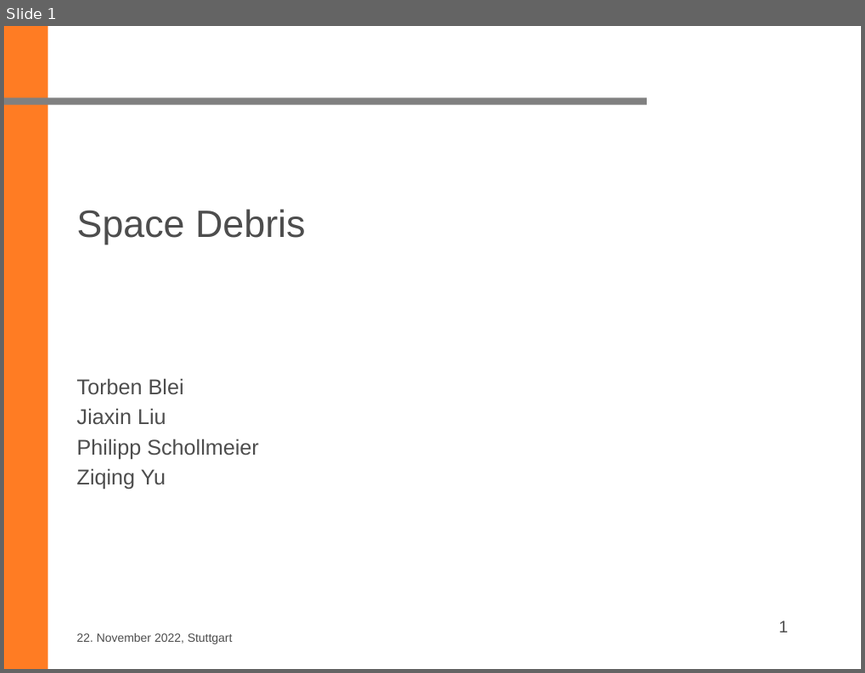
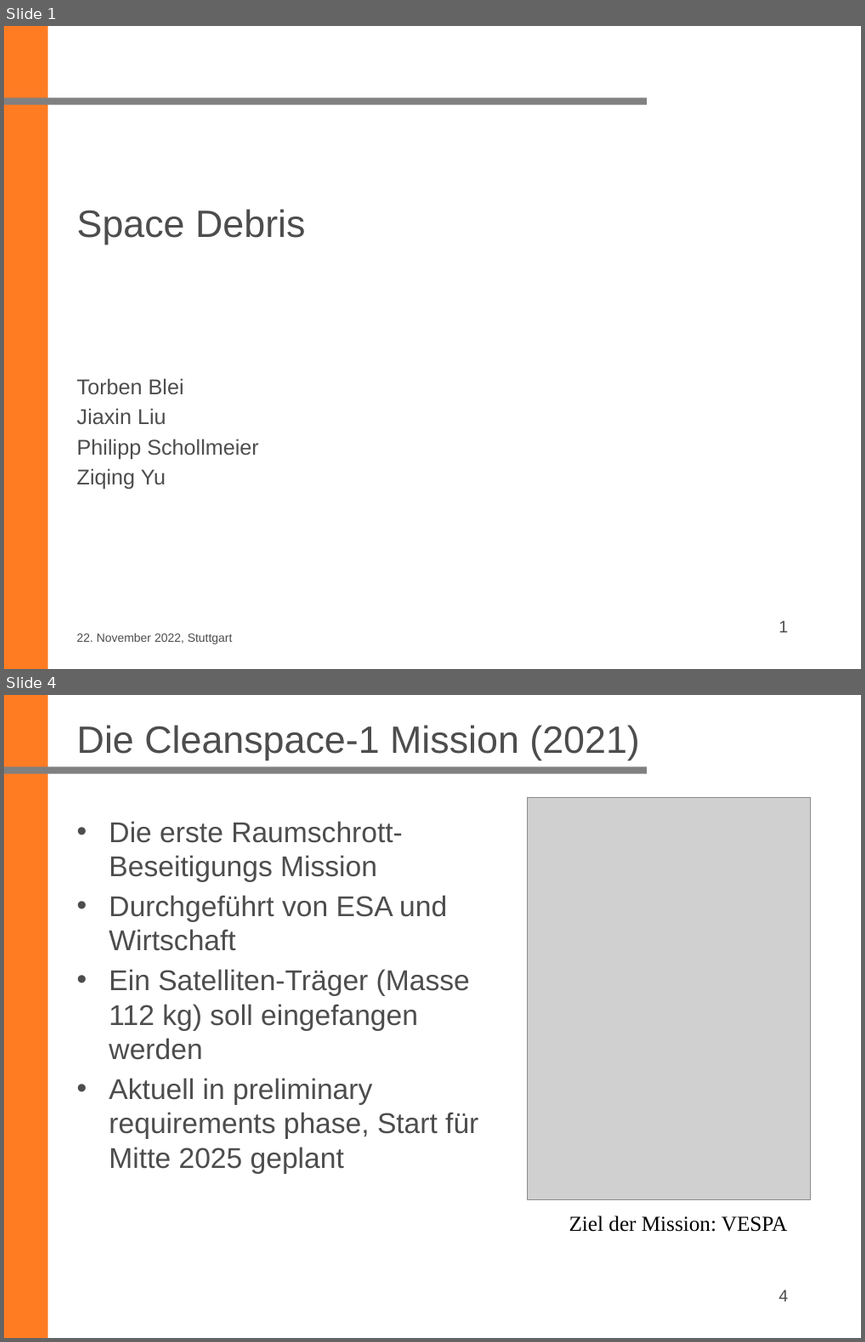
Before and after one commit to ziqing97/Seminar-Aktuelle-Geodaetische-Satelliten-missionen, a slide deck: Project_Space_Debris/vortrag/20221219_Philipp.pptx. Shown one above the other, each under a label of ours: slide 1 before the commit, slides 1 and 4 after it; the slides between them are not shown. The pictures are 865x673 and 865x1342 pixels, drawn with LibreOffice and Linux fonts; fonts in the diff are those of the drawing; grey boxes stand for pictures; background and template pictures are left out. Boxes give left, top, right and bottom in pixels: in the first picture for what was removed or moved away, otherwise in the second. Text is boxed around its words. In the diff, an @@ line names an element or a change of style, - is before the commit and + after.

```diff
--- a/Project_Space_Debris/vortrag/20221219_Philipp.pptx
+++ b/Project_Space_Debris/vortrag/20221219_Philipp.pptx
@@ slide 4 added at [4,695,861,1338], background #FFFFFF; not listed: 2 template elements that a slide beside it also shows @@
@@ title added at [77,725,639,760], 32 pt, text #4D4D4D @@
+Die Cleanspace-1 Mission (2021)
@@ text added at [109,821,478,1174], 24 pt, text #4D4D4D @@
+• Die erste Raumschrott-Beseitigungs Mission
+• Durchgeführt von ESA und Wirtschaft
+• Ein Satelliten-Träger (Masse 112 kg) soll eingefangen werden
+• Aktuell in preliminary requirements phase, Start für Mitte 2025 geplant
@@ picture added at [527,798,811,1200] @@
@@ text added at [569,1215,787,1231], 18 pt, text #000000 @@
+Ziel der Mission: VESPA
@@ page number added at [778,1289,788,1301], 14 pt, text #4D4D4D @@
+4
```
Also in this commit, not shown: 5 other slides added.
